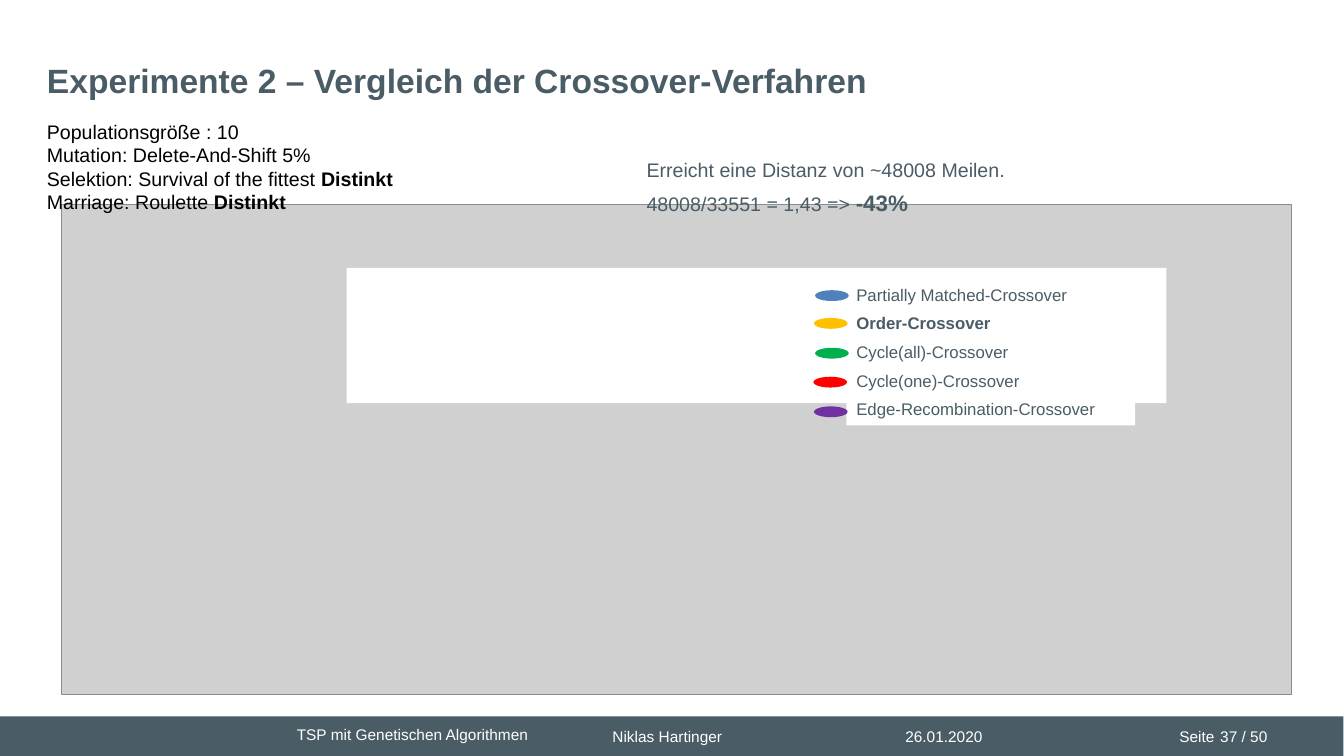
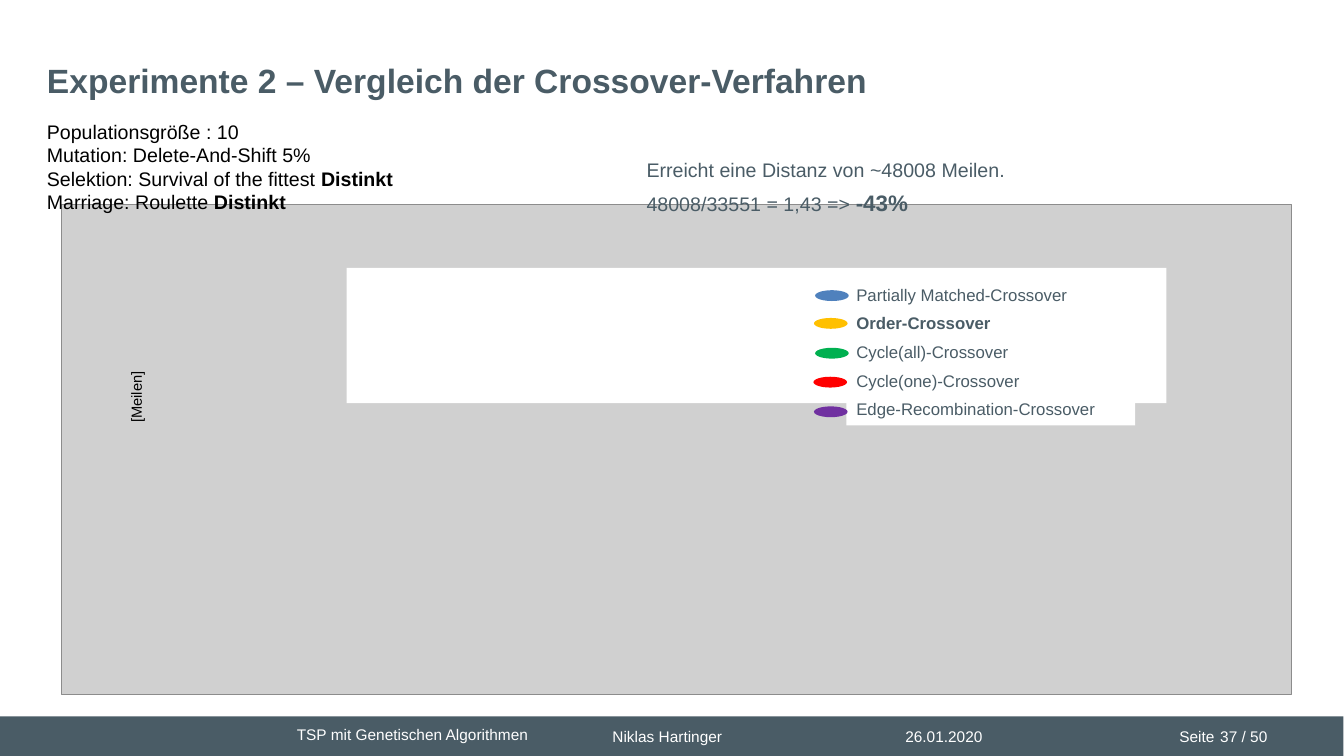
Before and after one commit to nhrt/Genetic-Algorithms, a slide deck: slide 37 of Projektvortrag/Präsentation Projektvortrag.pptx. Drawn at 1344x756 pixels with LibreOffice and Linux fonts; fonts in the diff are those of the drawing; grey boxes stand for pictures; background and template pictures are left out. Boxes give left, top, right and bottom in pixels: in the first picture for what was removed or moved away, otherwise in the second. Text is boxed around its words. In the diff, an @@ line names an element or a change of style, - is before the commit and + after.

```diff
--- a/Projektvortrag/Präsentation Projektvortrag.pptx
+++ b/Projektvortrag/Präsentation Projektvortrag.pptx
@@ text added at (129, 377, 145, 421), 10.5 pt, text #000000 @@
+[Meilen]
```
Also in this commit, not shown: 5 other slides changed, 13 other files.
